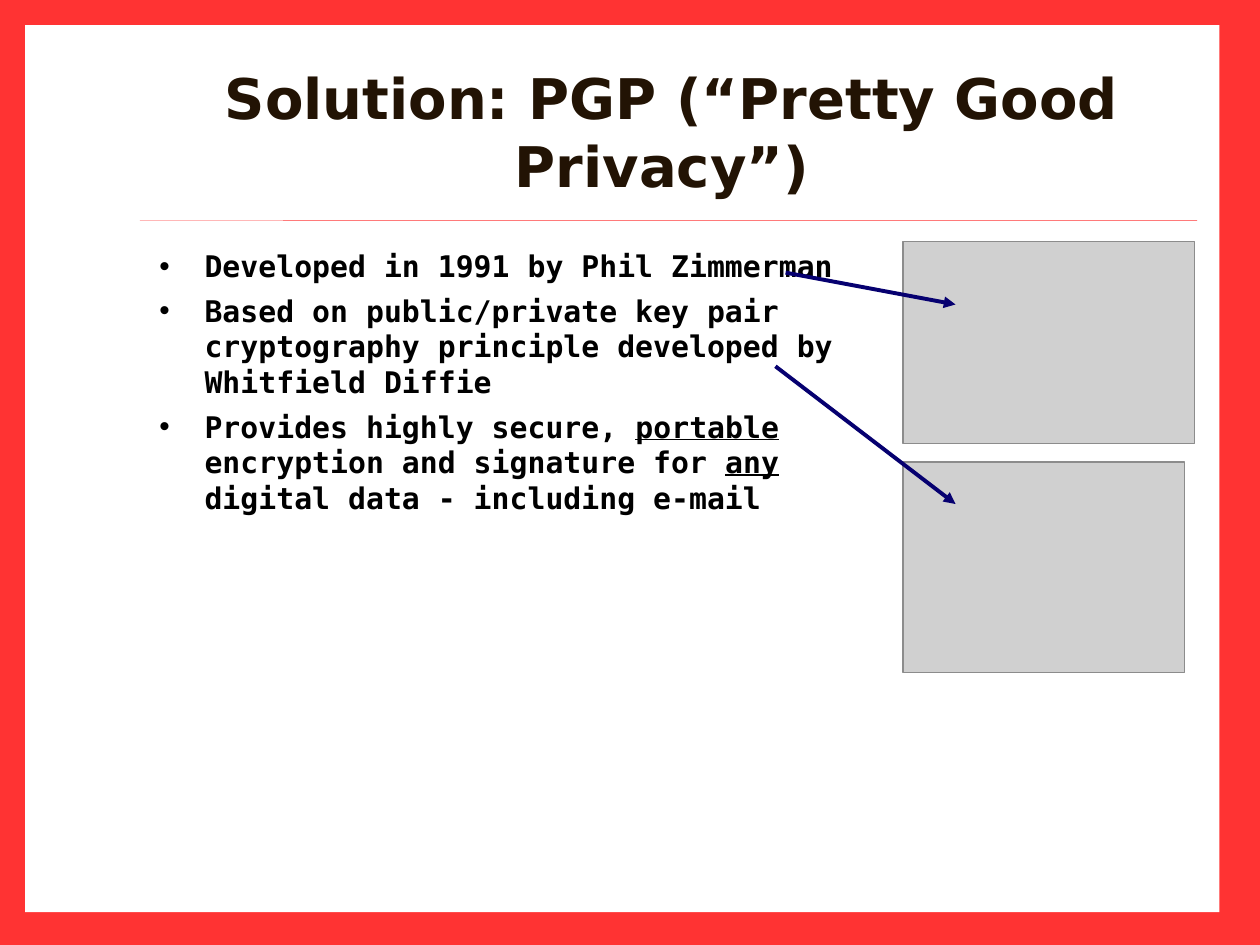
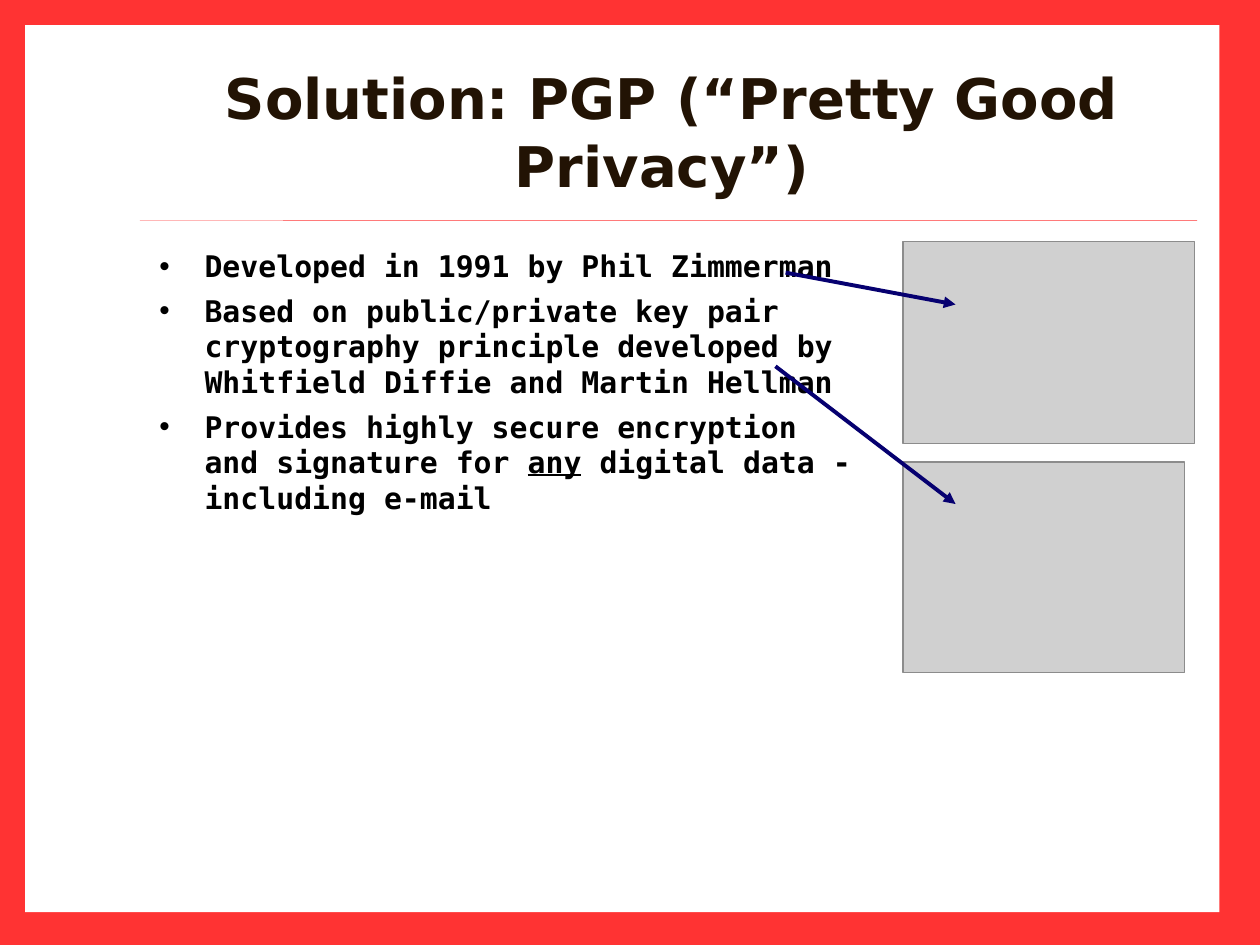
Before and after one commit to Zimbra-Community/pgp-zimlet, a slide deck: slide 4 of demo-training/PGP_0511-Barry.odp. Drawn at 1260x945 pixels with LibreOffice and Linux fonts; fonts in the diff are those of the drawing; grey boxes stand for pictures; background and template pictures are left out. Boxes give left, top, right and bottom in pixels: in the first picture for what was removed or moved away, otherwise in the second. Text is boxed around its words. In the diff, an @@ line names an element or a change of style, - is before the commit and + after.

Commit message:
final version of presentation

```diff
--- a/demo-training/PGP_0511-Barry.odp
+++ b/demo-training/PGP_0511-Barry.odp
@@ text at box(205, 298, 833, 515): text changed @@
-• Based on public/private key pair cryptography principle developed by Whitfield Diffie
-• Provides highly secure, portable encryption and signature for any digital data - including e-mail
+• Based on public/private key pair cryptography principle developed by Whitfield Diffie and Martin Hellman
+• Provides highly secure encryption and signature for any digital data - including e-mail
```
Also in this commit, not shown: 6 other slides changed, 2 other files.
